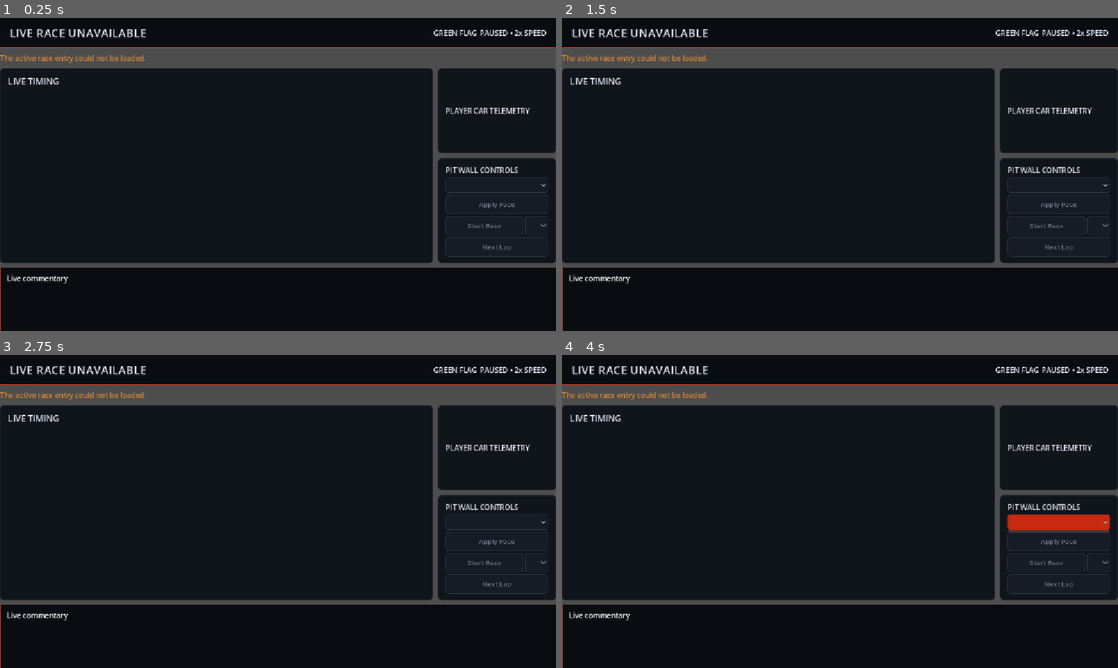
Above: before the commit, frames 1-4 (two rows, left to right).
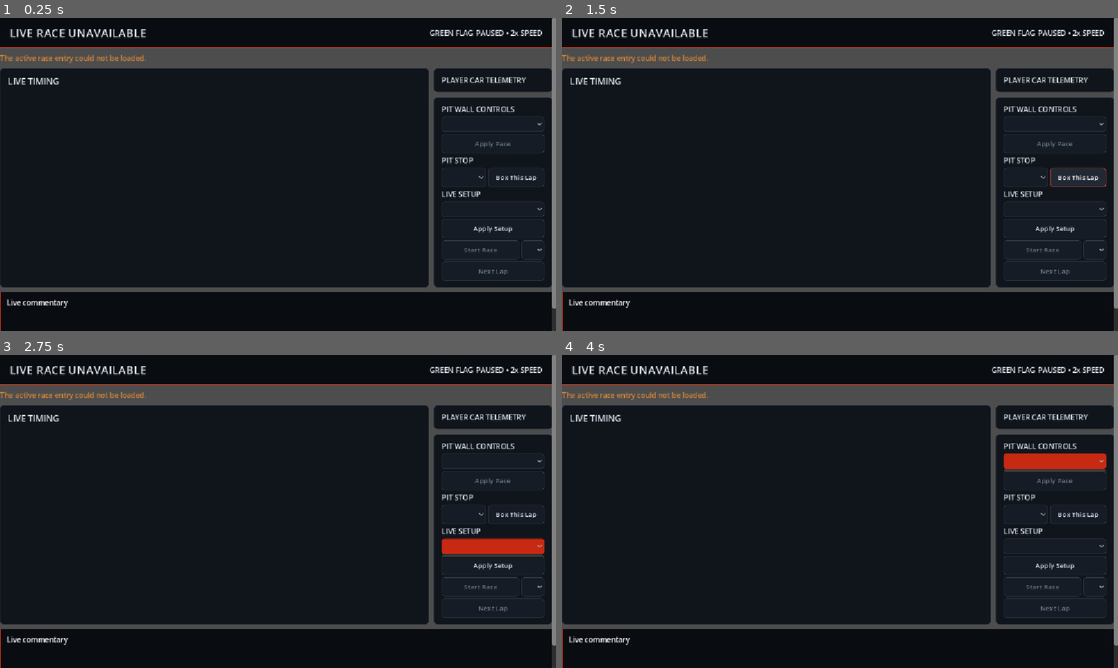
Above: after the commit, the same moments.

Repository: joeyp24/racing_manager
Game: Godot game, scene res://scenes/pages/live_race/live_race.tscn
Same seed, same stepped clock (60 frames per second), same inputs: the game is played once before the commit and once after it. This scene is started directly instead of the project's main scene.
Inputs (mouse positions are in pixels of both pictures, inside the frame that each line leads up to; where the layout moved, square brackets give the same spot in the first picture):
- Up to frame 1 (0.25 s): no input
- Up to frame 2 (1.5 s): click (1023, 177) at 0.52 s; click (1079, 177) at 1.25 s, where only the run after the commit has a clickable "Box This Lap"
- Up to frame 3 (2.75 s): click (494, 545) at 2.02 s
- Up to frame 4 (4 s): click (1056, 564) at 2.75 s, where only the run after the commit has a clickable "Apply Setup"; click (1056, 461) [1056, 520] at 3.5 s

The runs differ from the first frame. In frame 1, 7.7% of the frame differs, in the area x 0-100%, y 0-100%; in frame 2, 7.8%; in frame 3, 8.7%; in frame 4, 9.7%.

Commit message:
Fix race UI and add live pit strategy

Diff:
--- a/autoload/race_manager.gd
+++ b/autoload/race_manager.gd
@@ -410,10 +410,12 @@
 		car_performance += float(body_bonus) * team.get_department_bonus("wind_tunnel") / 100.0
 		car_performance *= 1.0 + team.get_department_bonus("cheating") / 100.0
 		car_performance *= 1.0 + team.get_crew_chief_performance_boost() / 100.0
-	var performance_score: float = car_performance * 0.50
+	# A stock car should run in the midfield; several meaningful part upgrades
+	# are required before its raw pace matches the established front-runners.
+	var performance_score: float = car_performance * 0.55
 
 	var condition_score: float = (
-		float(player_car.condition) * 0.20
+		float(player_car.condition) * 0.08
 	)
 
 	var driver_boost := team.get_department_bonus("driver_development") if team != null else 0.0
@@ -473,12 +475,12 @@
 	)
 
 	var difficulty_score: float = (
-		25.0
-		+ float(selected_race.difficulty) * 0.25
+		34.0
+		+ float(selected_race.difficulty) * 0.30
 	)
 
 	var skill_score: float = (
-		float(skill) * 0.25
+		float(skill) * 0.28
 	)
 
 	var consistency_score: float = (
--- a/resources/races/race_entry_state.gd
+++ b/resources/races/race_entry_state.gd
@@ -20,6 +20,8 @@
 var fuel_remaining: float = 100.0
 var car_condition: float = 100.0
 var pit_stops: int = 0
+var pending_pit_compound: String = ""
+var setup_mode: String = "Balanced"
 
 var pace_mode: String = "Balanced"
 var pending_pace_mode: String = "Balanced"
--- a/resources/races/race_simulation.gd
+++ b/resources/races/race_simulation.gd
@@ -60,9 +60,22 @@
 	current_lap += 1
 	var old_player_position := get_player_entry().position
 	for entry in entries:
+		var pit_loss := 0.0
+		if entry.is_player and not entry.pending_pit_compound.is_empty():
+			pit_loss = _perform_pit_stop(entry, entry.pending_pit_compound)
+		elif not entry.is_player and entry.tyre_condition < 24.0 and current_lap < race.lap_count - 2:
+			pit_loss = _perform_pit_stop(entry, _choose_ai_compound())
 		entry.pace_mode = entry.pending_pace_mode
 		var mode_modifier := 0.0
 		var wear_rate := 100.0 / maxf(12.0, float(race.lap_count) * 0.72)
+		var compound_modifier := 0.0
+		match entry.tyre_compound:
+			"Soft":
+				compound_modifier = -0.18
+				wear_rate *= 1.28
+			"Hard":
+				compound_modifier = 0.16
+				wear_rate *= 0.72
 		match entry.pace_mode:
 			"Conserve":
 				mode_modifier = 0.32
@@ -73,8 +86,9 @@
 		var base_lap := 34.0 + float(race.difficulty) * 0.035
 		var rating_bonus := (entry.base_pace - 55.0) * 0.045
 		var tyre_penalty := pow(1.0 - entry.tyre_condition / 100.0, 2.0) * 1.8
+		var setup_modifier := _get_setup_modifier(entry)
 		var variance_limit := lerpf(0.45, 0.10, float(entry.consistency) / 100.0)
-		entry.last_lap_time = maxf(20.0, base_lap - rating_bonus + tyre_penalty + mode_modifier + random_number_generator.randf_range(-variance_limit, variance_limit))
+		entry.last_lap_time = maxf(20.0, base_lap - rating_bonus + tyre_penalty + mode_modifier + compound_modifier + setup_modifier + pit_loss + random_number_generator.randf_range(-variance_limit, variance_limit))
 		entry.elapsed_time += entry.last_lap_time
 		entry.completed_laps = current_lap
 		entry.best_lap_time = entry.last_lap_time if entry.best_lap_time <= 0.0 else minf(entry.best_lap_time, entry.last_lap_time)
@@ -117,6 +131,47 @@
 		event_log.append("LAP %d  Pit wall: %s mode requested for next lap." % [current_lap, mode])
 
 
+func request_player_pit_stop(compound: String) -> bool:
+	var player := get_player_entry()
+	if player == null or is_complete or compound not in ["Soft", "Medium", "Hard"]:
+		return false
+	player.pending_pit_compound = compound
+	event_log.append("LAP %d  Pit wall: box next lap for %s tyres." % [current_lap, compound])
+	return true
+
+
+func set_player_setup(mode: String) -> void:
+	var player := get_player_entry()
+	if player != null and mode in ["Top Speed", "Balanced", "High Grip"]:
+		player.setup_mode = mode
+		event_log.append("LAP %d  Setup changed to %s." % [current_lap, mode])
+
+
+func _perform_pit_stop(entry: RaceEntryState, compound: String) -> float:
+	entry.pending_pit_compound = ""
+	entry.tyre_compound = compound
+	entry.tyre_condition = 100.0
+	entry.pit_stops += 1
+	var pit_loss := random_number_generator.randf_range(6.5, 8.5)
+	event_log.append("LAP %d  %s pits for %s tyres (%.1fs)." % [current_lap, entry.driver_name, compound, pit_loss])
+	return pit_loss
+
+
+func _choose_ai_compound() -> String:
+	var remaining := race.lap_count - current_lap
+	return "Soft" if remaining < race.lap_count / 4 else "Medium"
+
+
+func _get_setup_modifier(entry: RaceEntryState) -> float:
+	match entry.setup_mode:
+		"Top Speed":
+			return -0.12 + (100.0 - entry.tyre_condition) * 0.004
+		"High Grip":
+			return 0.10 - (100.0 - entry.tyre_condition) * 0.004
+		_:
+			return 0.0
+
+
 func as_final_standings() -> Array[Dictionary]:
 	var standings: Array[Dictionary] = []
 	for entry in entries:
--- a/scenes/pages/live_race/live_race.gd
+++ b/scenes/pages/live_race/live_race.gd
@@ -14,6 +14,10 @@
 @onready var pace_selector: OptionButton = %pace_selector
 @onready var apply_pace_button: Button = %apply_pace_button
 @onready var next_lap_button: Button = %next_lap_button
+@onready var tyre_selector: OptionButton = %tyre_selector
+@onready var pit_button: Button = %pit_button
+@onready var setup_selector: OptionButton = %setup_selector
+@onready var apply_setup_button: Button = %apply_setup_button
 
 var simulation: RaceSimulation
 var lap_timer := Timer.new()
@@ -41,12 +45,20 @@
 	speed_selector.item_selected.connect(_on_speed_selected)
 	apply_pace_button.pressed.connect(_apply_pace)
 	next_lap_button.pressed.connect(_advance_one_lap)
+	pit_button.pressed.connect(_request_pit_stop)
+	apply_setup_button.pressed.connect(_apply_setup)
 	for speed in SPEEDS:
 		speed_selector.add_item("%dx" % speed)
 	pace_selector.add_item("Conserve")
 	pace_selector.add_item("Balanced")
 	pace_selector.add_item("Attack")
 	pace_selector.select(1)
+	for compound in ["Soft", "Medium", "Hard"]:
+		tyre_selector.add_item(compound)
+	for setup in ["Top Speed", "Balanced", "High Grip"]:
+		setup_selector.add_item(setup)
+	tyre_selector.select(1)
+	setup_selector.select(1)
 	speed_selector.select(1)
 	_update_timer_speed()
 	_refresh_display()
@@ -102,6 +114,24 @@
 	_refresh_display()
 	if simulation.is_complete:
 		_finish_race()
+
+
+func _request_pit_stop() -> void:
+	if simulation == null or simulation.is_complete:
+		return
+	var compound := tyre_selector.get_item_text(tyre_selector.selected)
+	if simulation.request_player_pit_stop(compound):
+		message_label.text = "PIT CONFIRMED • Box next lap for %s tyres" % compound
+		_refresh_display()
+
+
+func _apply_setup() -> void:
+	if simulation == null or simulation.is_complete:
+		return
+	var setup := setup_selector.get_item_text(setup_selector.selected)
+	simulation.set_player_setup(setup)
+	message_label.text = "%s setup applied" % setup
+	_refresh_display()
 
 
 func _refresh_display() -> void:
@@ -152,7 +182,7 @@
 	var change := player.starting_position - player.position
 	var trend := "—" if change == 0 else ("↑%d" % change if change > 0 else "↓%d" % abs(change))
 	var pace := "STRONG" if player.last_lap_time <= player.best_lap_time + 0.18 else "MANAGING"
-	telemetry.text = "POSITION\nP%d  %s\n\nGAP AHEAD\n%s\n\nGAP BEHIND\n%s\n\nTYRES\n%d%% %s\n\nFUEL ESTIMATE\n%d%%\n\nCAR CONDITION\n%d%%\n\nPACE\n%s" % [player.position, trend, ahead, behind, roundi(player.tyre_condition), player.tyre_compound, roundi(player.fuel_remaining), roundi(player.car_condition), pace]
+	telemetry.text = "POSITION\nP%d  %s\n\nGAP AHEAD\n%s\n\nGAP BEHIND\n%s\n\nTYRES\n%d%% %s\n\nPIT STOPS\n%d\n\nSETUP\n%s\n\nFUEL ESTIMATE\n%d%%\n\nCAR CONDITION\n%d%%\n\nPACE\n%s" % [player.position, trend, ahead, behind, roundi(player.tyre_condition), player.tyre_compound, player.pit_stops, player.setup_mode, roundi(player.fuel_remaining), roundi(player.car_condition), pace]
 
 
 func _refresh_feed() -> void:
@@ -172,6 +202,8 @@
 	lap_timer.stop()
 	pause_button.disabled = true
 	apply_pace_button.disabled = true
+	pit_button.disabled = true
+	apply_setup_button.disabled = true
 	next_lap_button.disabled = true
 	message_label.text = "Race complete — preparing official results"
 	var result := RaceManager.finalize_live_race(simulation, GameManager.selected_car, str(weekend_data.get("strategy_id", "balanced")), weekend_data)
--- a/scenes/pages/live_race/live_race.tscn
+++ b/scenes/pages/live_race/live_race.tscn
@@ -145,6 +145,36 @@
 layout_mode = 2
 text = "Apply Pace"
 
+[node name="PitLabel" type="Label" parent="Root/Main/Side/ControlsCard/Controls"]
+layout_mode = 2
+text = "PIT STOP"
+
+[node name="PitRow" type="HBoxContainer" parent="Root/Main/Side/ControlsCard/Controls"]
+layout_mode = 2
+
+[node name="tyre_selector" type="OptionButton" parent="Root/Main/Side/ControlsCard/Controls/PitRow"]
+unique_name_in_owner = true
+layout_mode = 2
+size_flags_horizontal = 3
+
+[node name="pit_button" type="Button" parent="Root/Main/Side/ControlsCard/Controls/PitRow"]
+unique_name_in_owner = true
+layout_mode = 2
+text = "Box This Lap"
+
+[node name="SetupLabel" type="Label" parent="Root/Main/Side/ControlsCard/Controls"]
+layout_mode = 2
+text = "LIVE SETUP"
+
+[node name="setup_selector" type="OptionButton" parent="Root/Main/Side/ControlsCard/Controls"]
+unique_name_in_owner = true
+layout_mode = 2
+
+[node name="apply_setup_button" type="Button" parent="Root/Main/Side/ControlsCard/Controls"]
+unique_name_in_owner = true
+layout_mode = 2
+text = "Apply Setup"
+
 [node name="SpeedRow" type="HBoxContainer" parent="Root/Main/Side/ControlsCard/Controls"]
 layout_mode = 2
 
--- a/scenes/pages/race_calendar/race_event.gd
+++ b/scenes/pages/race_calendar/race_event.gd
@@ -34,6 +34,10 @@
 	if race == null:
 		show_missing_race()
 		return
+
+	# _ready() runs before setup() when calendar cards are instantiated. Undo the
+	# missing-resource state once the race is assigned so Details stays clickable.
+	details_button.disabled = false
 
 	race_name_label.text = race.race_name
 	track_label.text = race.track_name
--- a/scenes/pages/race_results/race_results.tscn
+++ b/scenes/pages/race_results/race_results.tscn
@@ -35,24 +35,33 @@
 unique_name_in_owner = true
 layout_mode = 2
 
-[node name="standings_scroll_container" type="ScrollContainer" parent="margin_container/results_container" unique_id=768077961]
+[node name="results_scroll_container" type="ScrollContainer" parent="margin_container/results_container" unique_id=768077961]
 unique_name_in_owner = true
 layout_mode = 2
 size_flags_vertical = 3
+horizontal_scroll_mode = 0
 
-[node name="standings_label" type="Label" parent="margin_container/results_container/standings_scroll_container" unique_id=1089533720]
+[node name="ScrollableResults" type="VBoxContainer" parent="margin_container/results_container/results_scroll_container"]
+layout_mode = 2
+size_flags_horizontal = 3
+
+[node name="standings_label" type="Label" parent="margin_container/results_container/results_scroll_container/ScrollableResults" unique_id=1089533720]
 unique_name_in_owner = true
 layout_mode = 2
 size_flags_horizontal = 3
 autowrap_mode = 3
 
-[node name="summary_label" type="Label" parent="margin_container/results_container" unique_id=1121546790]
+[node name="summary_label" type="Label" parent="margin_container/results_container/results_scroll_container/ScrollableResults" unique_id=1121546790]
 unique_name_in_owner = true
 layout_mode = 2
+size_flags_horizontal = 3
+autowrap_mode = 3
 
-[node name="car_effects_label" type="Label" parent="margin_container/results_container" unique_id=1569523567]
+[node name="car_effects_label" type="Label" parent="margin_container/results_container/results_scroll_container/ScrollableResults" unique_id=1569523567]
 unique_name_in_owner = true
 layout_mode = 2
+size_flags_horizontal = 3
+autowrap_mode = 3
 
 [node name="continue_button" type="Button" parent="margin_container/results_container" unique_id=950594644]
 unique_name_in_owner = true
